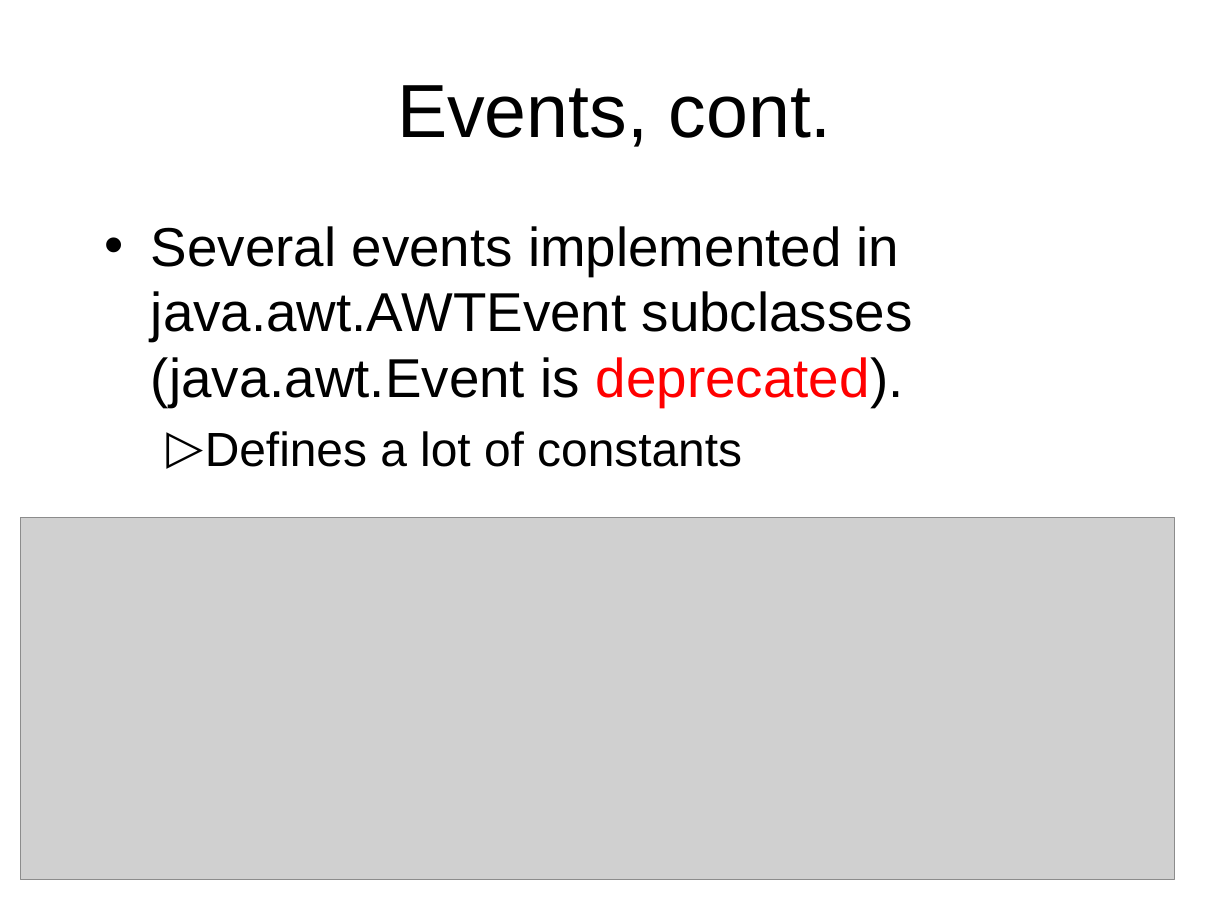
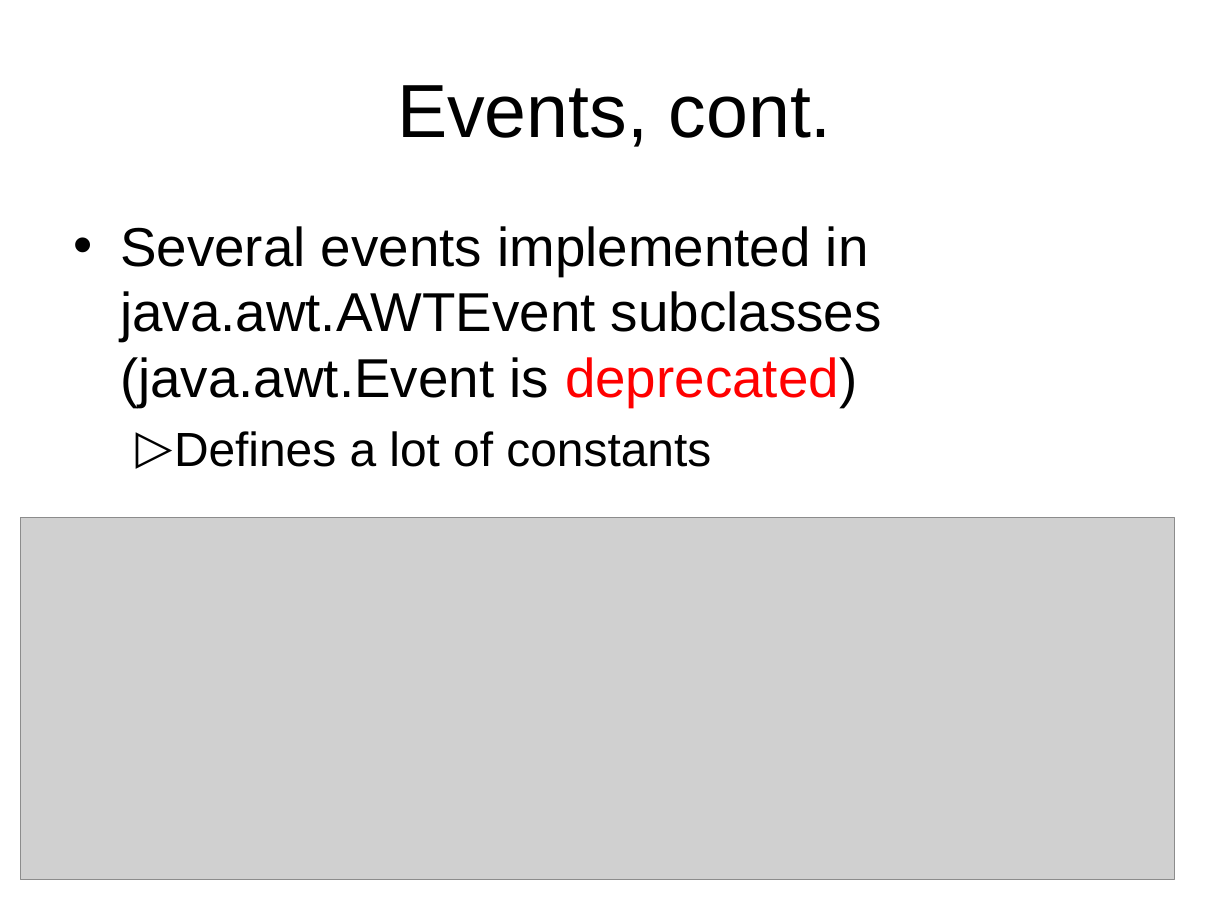
Before and after one commit to octaviordz/zjnu2017.github.io, a slide deck: slide 15 of OOP/lectures/070--GUI.Basics.pptx (slide 12 before the commit). Drawn at 1232x924 pixels with LibreOffice and Linux fonts; fonts in the diff are those of the drawing; grey boxes stand for pictures. Boxes give left, top, right and bottom in pixels: in the first picture for what was removed or moved away, otherwise in the second. Text is boxed around its words. In the diff, an @@ line names an element or a change of style, - is before the commit and + after.

```diff
--- a/OOP/lectures/070--GUI.Basics.pptx
+++ b/OOP/lectures/070--GUI.Basics.pptx
@@ text "Several events implemented in java.awt.AWTEvent ...": place and size @@
-text "Several events implemented in java.awt.AWTEvent ..." at (151,226,913,467)
+text "Several events implemented in java.awt.AWTEvent ..." at (120,226,882,467)
@@ text at (120,226,882,407): text changed @@
-• Several events implemented in java.awt.AWTEvent subclasses (java.awt.Event is deprecated).
+• Several events implemented in java.awt.AWTEvent subclasses (java.awt.Event is deprecated)
```
Also in this commit, not shown: 14 other slides changed, 3 slides added, 44 other files.
